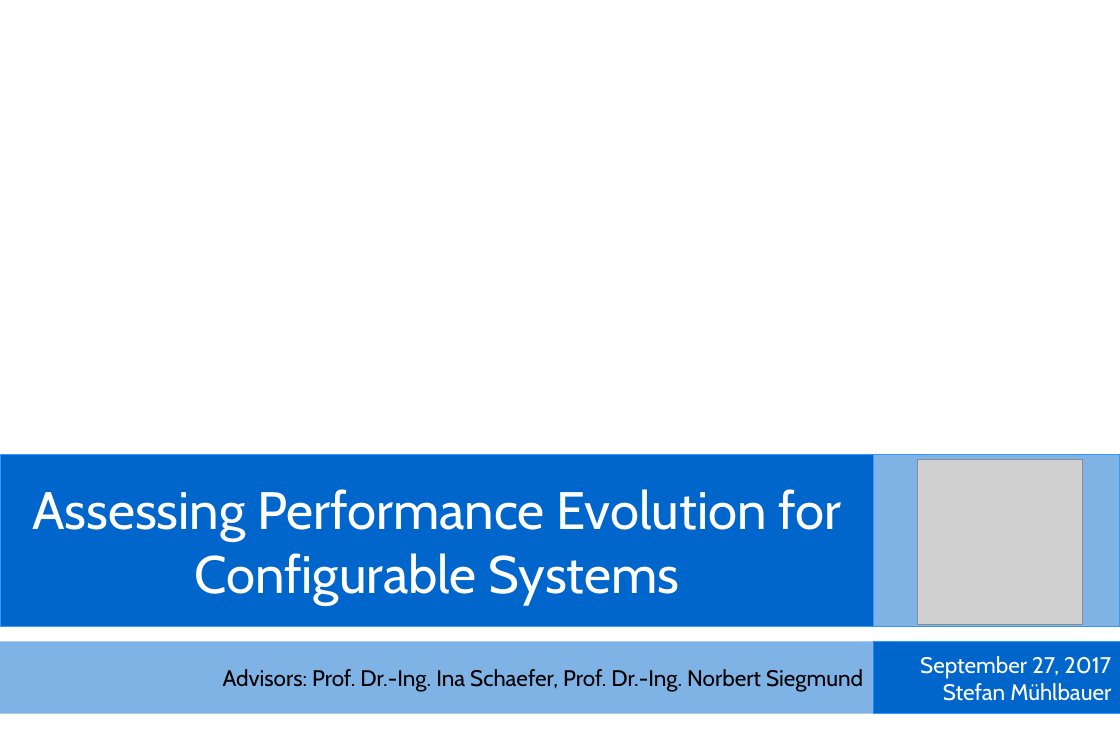
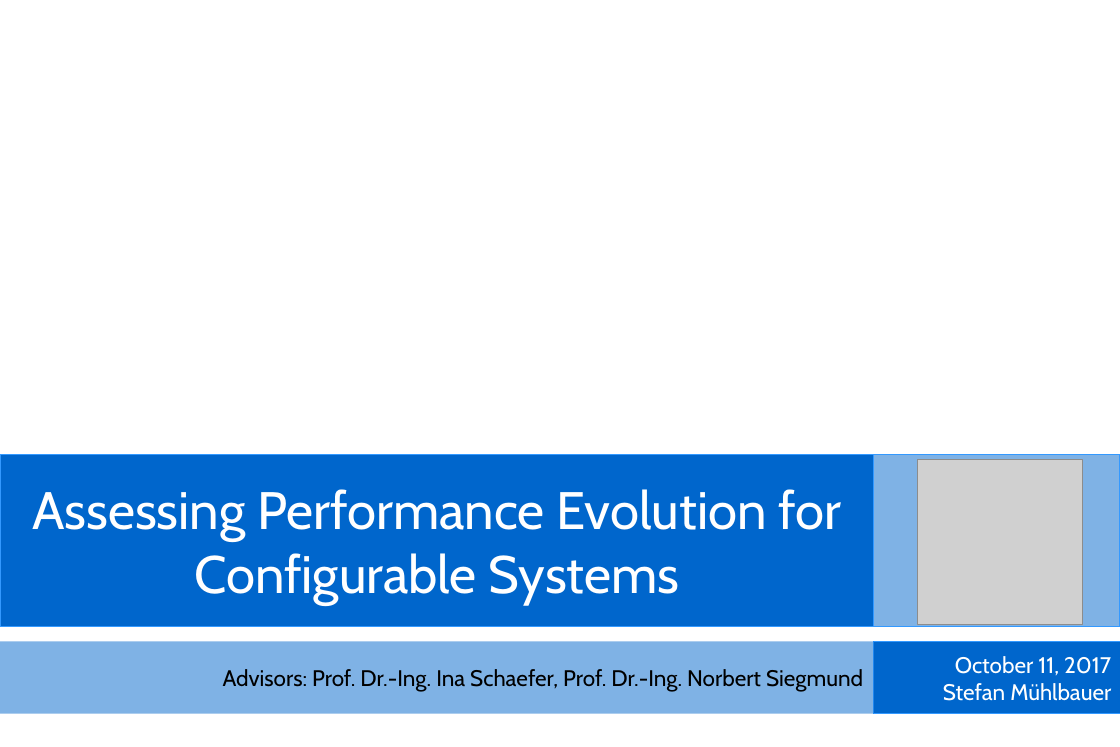
Before and after one commit to smba/msthesis, a slide deck: slide 1 of Presentations/Zwischenpräsentation_MA.odp. Drawn at 1120x747 pixels with LibreOffice and Linux fonts; fonts in the diff are those of the drawing; grey boxes stand for pictures; background and template pictures are left out. Boxes give left, top, right and bottom in pixels: in the first picture for what was removed or moved away, otherwise in the second. Text is boxed around its words. In the diff, an @@ line names an element or a change of style, - is before the commit and + after.

```diff
--- a/Presentations/Zwischenpräsentation_MA.odp
+++ b/Presentations/Zwischenpräsentation_MA.odp
@@ text in rectangle at (x1=943, y1=656, x2=1111, y2=701): text changed @@
-September 27, 2017
-Stefan Mühlbauer
+October 11, 2017
+Stefan Mühlbauer
```
Also in this commit, not shown: 1 other slide changed, 1 other file.
